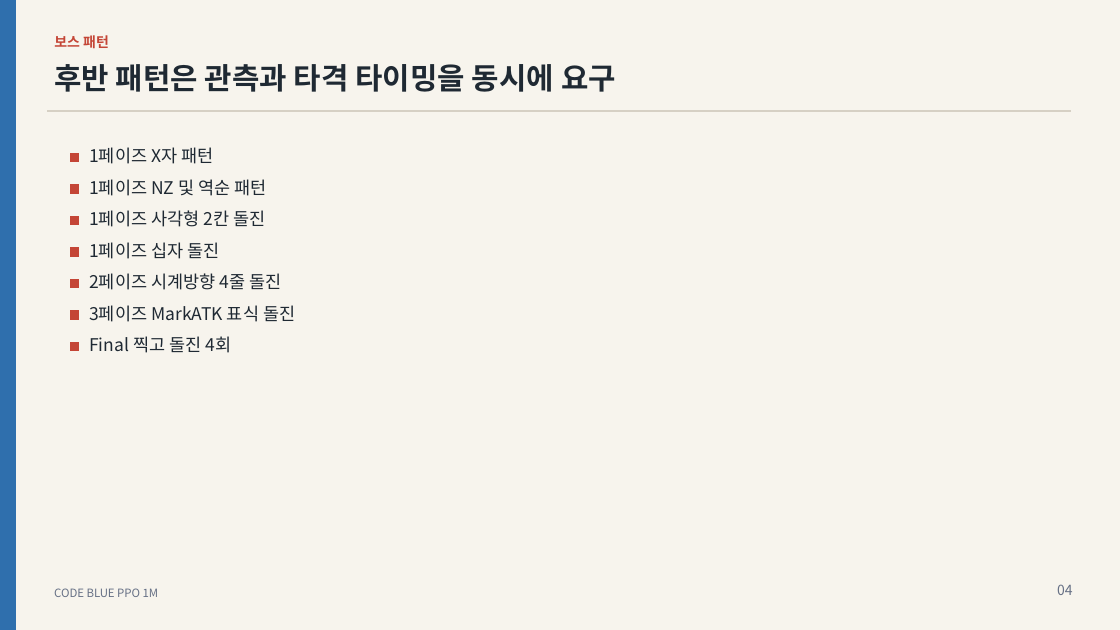
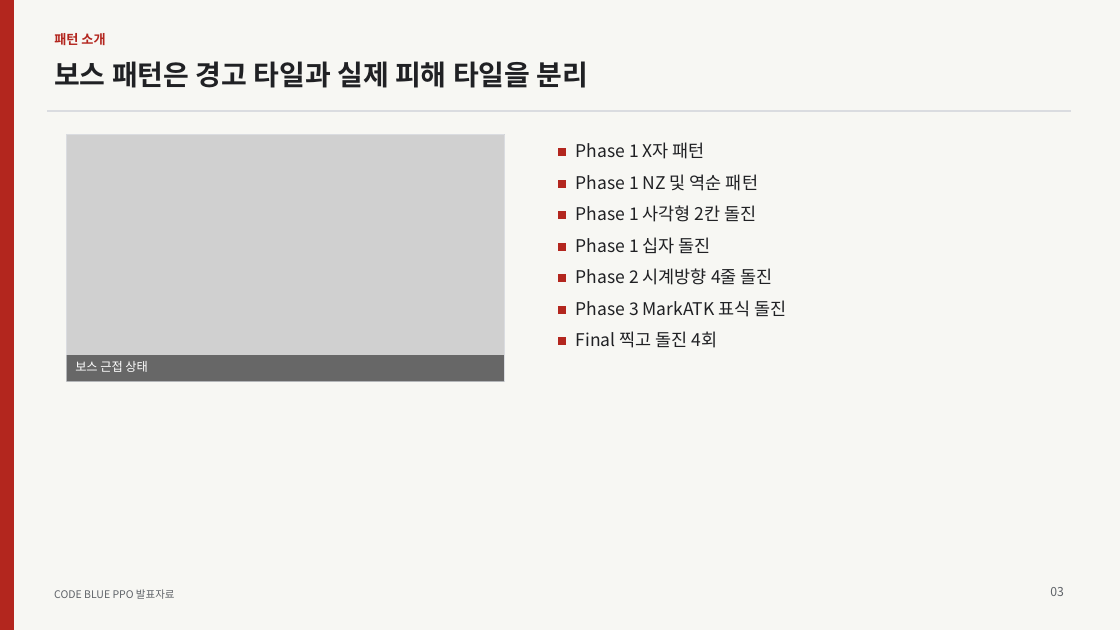
Before and after one commit to LxNx-Hn/AI_FinalTerm, a slide deck: slide 3 of presentations/final/CODE_BLUE_RL_FINAL.pptx (slide 4 before the commit). Drawn at 1120x630 pixels with LibreOffice and Linux fonts; fonts in the diff are those of the drawing; grey boxes stand for pictures. Boxes give left, top, right and bottom in pixels: in the first picture for what was removed or moved away, otherwise in the second. Text is boxed around its words. In the diff, an @@ line names an element or a change of style, - is before the commit and + after.

Commit message:
Finalize presentation artifacts

```diff
--- a/presentations/final/CODE_BLUE_RL_FINAL.pptx
+++ b/presentations/final/CODE_BLUE_RL_FINAL.pptx
@@ rectangle at bbox=[0, 0, 1120, 630]: fill #F7F4ED to #F7F7F3; outline #F7F4ED 0 pt to #F7F7F3 0 pt @@
@@ rectangle at bbox=[0, 0, 14, 630]: fill #2F6FAD to #B3261E; outline #2F6FAD 0 pt to #B3261E 0 pt @@
@@ text at bbox=[54, 33, 105, 45]: text changed; size 12 to 11.2 pt; text colour #C44536 to #B3261E @@
-보스 패턴
+패턴 소개
@@ text at bbox=[54, 61, 589, 88]: text changed; size 25.5 to 24 pt; text colour #1F2933 to #202124 @@
-후반 패턴은 관측과 타격 타이밍을 동시에 요구
+보스 패턴은 경고 타일과 실제 피해 타일을 분리
@@ rectangle at bbox=[47, 110, 1071, 112]: fill #D6D0C4 to #DADCE0; outline #D6D0C4 0 pt to #DADCE0 0 pt @@
@@ picture added at bbox=[66, 134, 504, 381] @@
@@ rectangle added at bbox=[66, 134, 504, 381], outline #DADCE0 0.75 pt @@
@@ rectangle added at bbox=[559, 149, 565, 155], fill #B3261E, outline #B3261E 0 pt @@
@@ text at bbox=[576, 142, 705, 159]: text changed; text colour #1F2933 to #202124 @@
-1페이즈 X자 패턴
+Phase 1 X자 패턴
@@ rectangle removed at bbox=[70, 153, 78, 161] @@
@@ text at bbox=[576, 174, 758, 191]: text changed; text colour #1F2933 to #202124 @@
-1페이즈 NZ 및 역순 패턴
+Phase 1 NZ 및 역순 패턴
@@ rectangle removed at bbox=[70, 185, 78, 193] @@
@@ rectangle added at bbox=[559, 181, 565, 187], fill #B3261E, outline #B3261E 0 pt @@
@@ text at bbox=[576, 205, 757, 222]: text changed; text colour #1F2933 to #202124 @@
-1페이즈 사각형 2칸 돌진
+Phase 1 사각형 2칸 돌진
@@ rectangle removed at bbox=[70, 216, 78, 224] @@
@@ rectangle added at bbox=[559, 212, 565, 218], fill #B3261E, outline #B3261E 0 pt @@
@@ text at bbox=[576, 237, 711, 254]: text changed; text colour #1F2933 to #202124 @@
-1페이즈 십자 돌진
+Phase 1 십자 돌진
@@ rectangle removed at bbox=[70, 248, 78, 256] @@
@@ rectangle added at bbox=[559, 244, 565, 250], fill #B3261E, outline #B3261E 0 pt @@
@@ text at bbox=[576, 268, 773, 285]: text changed; text colour #1F2933 to #202124 @@
-2페이즈 시계방향 4줄 돌진
+Phase 2 시계방향 4줄 돌진
@@ rectangle removed at bbox=[70, 279, 78, 287] @@
@@ rectangle added at bbox=[559, 275, 565, 281], fill #B3261E, outline #B3261E 0 pt @@
@@ rectangle removed at bbox=[70, 311, 78, 319] @@
@@ rectangle added at bbox=[559, 307, 565, 313], fill #B3261E, outline #B3261E 0 pt @@
@@ text "Final 찍고 돌진 4회": place and size @@
-text "Final 찍고 돌진 4회" at bbox=[89, 336, 231, 353]
+text "Final 찍고 돌진 4회" at bbox=[576, 331, 718, 348]
@@ text "Final 찍고 돌진 4회" at bbox=[576, 331, 718, 348]: text colour #1F2933 to #202124 @@
@@ text at bbox=[576, 300, 787, 317]: text changed; text colour #1F2933 to #202124 @@
-3페이즈 MarkATK 표식 돌진
+Phase 3 MarkATK 표식 돌진
@@ rectangle added at bbox=[66, 355, 504, 381], fill #000000 at 50% opacity, 10.5 pt, text #FFFFFF @@
+보스 근접 상태
@@ rectangle removed at bbox=[70, 342, 78, 350] @@
@@ rectangle added at bbox=[559, 338, 565, 344], fill #B3261E, outline #B3261E 0 pt @@
@@ text at bbox=[54, 589, 175, 599]: text changed; size 9.8 to 9 pt; text colour #667085 to #5F6368 @@
-CODE BLUE PPO 1M
+CODE BLUE PPO 발표자료
@@ text added at bbox=[1050, 587, 1064, 596], 10.5 pt, text #5F6368 @@
+03
@@ text removed at bbox=[1057, 584, 1073, 595] @@
-04
```
Also in this commit, not shown: 4 other slides changed, 13 slides added, 13 slides removed, 38 other files.
